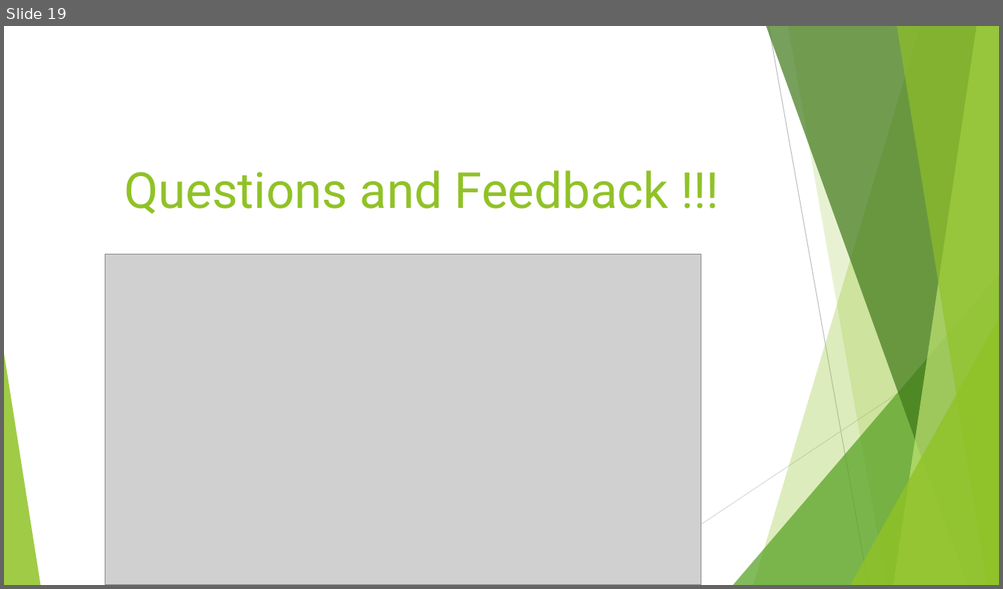
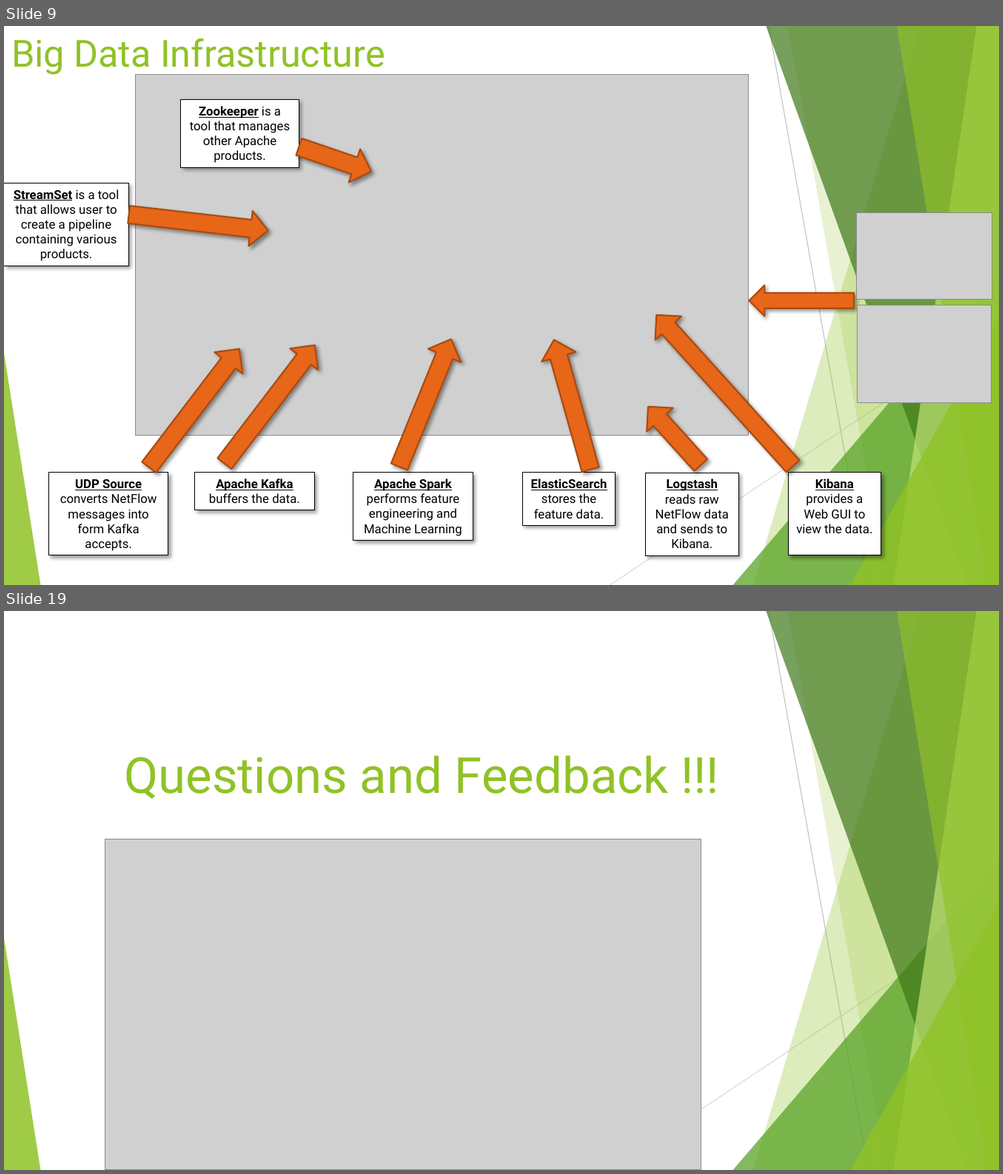
Before and after one commit to blynotes/CS6301_SDN, a slide deck: project_ppt.pptx. Shown one above the other, each under a label of ours: slide 19 before the commit, slides 9 and 19 after it; the slides between them are not shown. The pictures are 1003x589 and 1003x1174 pixels, drawn with LibreOffice and Linux fonts; fonts in the diff are those of the drawing; grey boxes stand for pictures. Boxes give left, top, right and bottom in pixels: in the first picture for what was removed or moved away, otherwise in the second. Text is boxed around its words. In the diff, an @@ line names an element or a change of style, - is before the commit and + after.

```diff
--- a/project_ppt.pptx
+++ b/project_ppt.pptx
@@ slide 9 added at (4,26,999,585), background #FFFFFF; not listed: 10 template elements that a slide beside it also shows @@
@@ title added at (11,38,385,76), 36 pt, text #90C226 @@
+Big Data Infrastructure
@@ picture added at (135,75,748,436) @@
@@ rectangle added at (181,100,299,168), fill #FFFFFF, outline #000000 0.75 pt, 12 pt, text #000000 @@
+Zookeeper is a tool that manages other Apache products.
@@ down arrow added at (293,130,376,188), fill #E76618, outline #AB4B12 1.5 pt @@
@@ rectangle added at (4,184,128,266), fill #FFFFFF, outline #000000 0.75 pt, 12 pt, text #000000 @@
+StreamSet is a tool that allows user to create a pipeline containing various products.
@@ down arrow added at (127,198,270,248), fill #E76618, outline #AB4B12 1.5 pt @@
@@ picture added at (856,213,992,300) @@
@@ right arrow added at (748,286,853,316), fill #E76618, outline #AB4B12 1.5 pt @@
@@ down arrow added at (643,304,805,479), fill #E76618, outline #AB4B12 1.5 pt @@
@@ picture added at (856,306,991,403) @@
@@ down arrow added at (210,335,328,475), fill #E76618, outline #AB4B12 1.5 pt @@
@@ down arrow added at (383,332,467,474), fill #E76618, outline #AB4B12 1.5 pt @@
@@ down arrow added at (537,335,607,475), fill #E76618, outline #AB4B12 1.5 pt @@
@@ down arrow added at (135,339,253,479), fill #E76618, outline #AB4B12 1.5 pt @@
@@ down arrow added at (635,395,714,477), fill #E76618, outline #AB4B12 1.5 pt @@
@@ rectangle added at (48,473,168,556), fill #FFFFFF, outline #000000 0.75 pt, 12 pt, text #000000 @@
+UDP Source converts NetFlow messages into form Kafka accepts.
@@ rectangle added at (195,473,314,510), fill #FFFFFF, outline #000000 0.75 pt, 12 pt, text #000000 @@
+Apache Kafka buffers the data.
@@ rectangle added at (353,473,472,541), fill #FFFFFF, outline #000000 0.75 pt, 12 pt, text #000000 @@
+Apache Spark performs feature engineering and Machine Learning
@@ rectangle added at (523,473,616,526), fill #FFFFFF, outline #000000 0.75 pt, 12 pt, text #000000 @@
+ElasticSearch stores the feature data.
@@ rectangle added at (646,473,739,556), fill #FFFFFF, outline #000000 0.75 pt, 12 pt, text #000000 @@
+Logstash reads raw NetFlow data and sends to Kibana.
@@ rectangle added at (788,473,882,556), fill #FFFFFF, outline #000000 0.75 pt, 12 pt, text #000000 @@
+Kibana provides a Web GUI to view the data.
```
Also in this commit, not shown: 7 slides changed, 15 other slides added, 11 slides removed.
